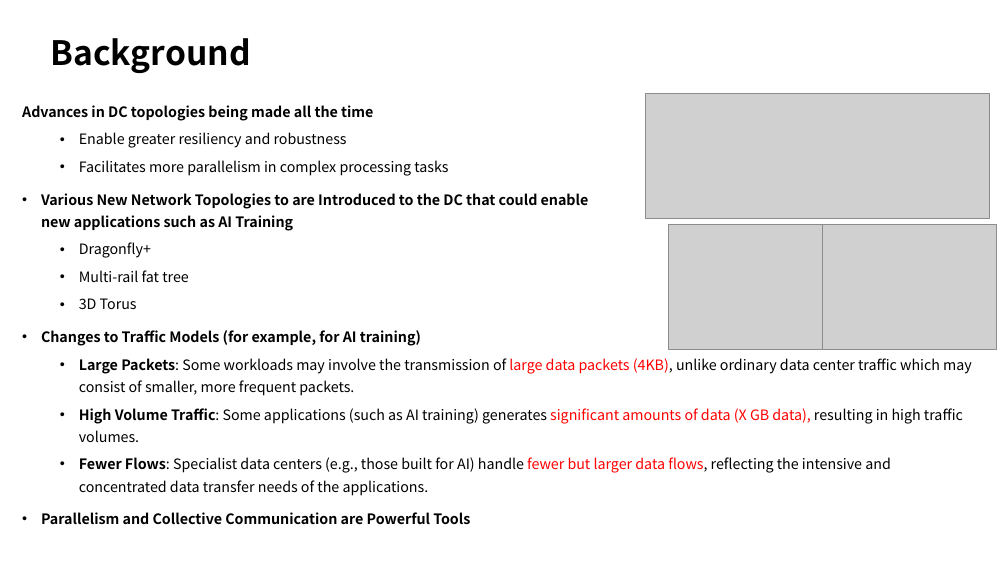
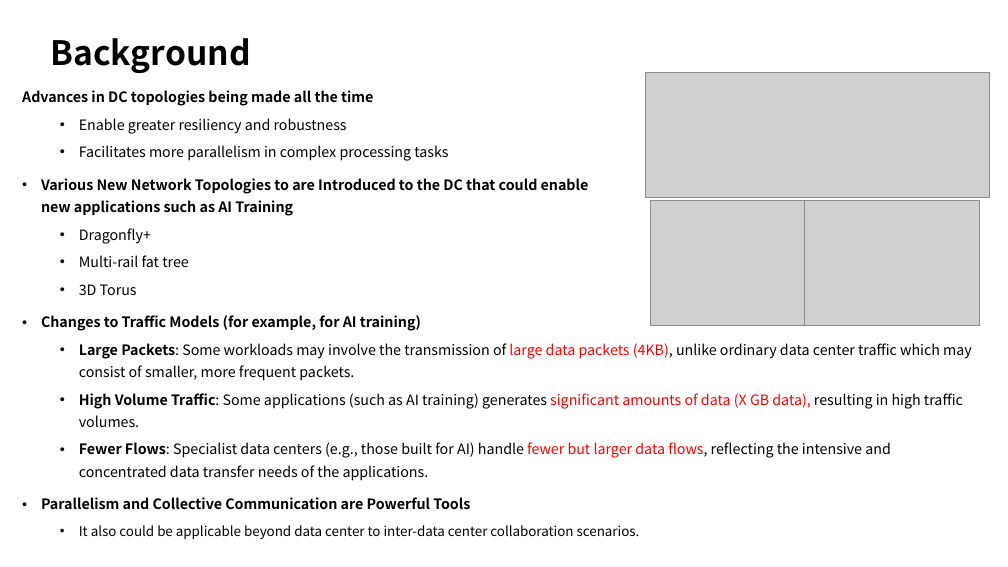
Before and after one commit to danielkinguk/adaptive-perceptive-routing, a slide deck: slide 7 of Perceptive-Adaptive-Routing.pptx. Drawn at 1008x567 pixels with LibreOffice and Linux fonts; fonts in the diff are those of the drawing; grey boxes stand for pictures. Boxes give left, top, right and bottom in pixels: in the first picture for what was removed or moved away, otherwise in the second. Text is boxed around its words. In the diff, an @@ line names an element or a change of style, - is before the commit and + after.

```diff
--- a/Perceptive-Adaptive-Routing.pptx
+++ b/Perceptive-Adaptive-Routing.pptx
@@ text "Advances in DC topologies being ...": place and size @@
-text "Advances in DC topologies being ..." at (22, 105, 972, 524)
+text "Advances in DC topologies being ..." at (22, 90, 972, 539)
@@ picture: place and size @@
-picture at (645, 94, 990, 219)
+picture at (645, 73, 990, 197)
@@ picture: place and size @@
-picture at (668, 225, 833, 349)
+picture at (650, 200, 815, 325)
@@ picture: place and size @@
-picture at (823, 225, 997, 349)
+picture at (805, 200, 979, 325)
@@ text at (79, 525, 640, 539): paragraph added @@
+  • It also could be applicable beyond data center to inter-data center collaboration scenarios.
```
